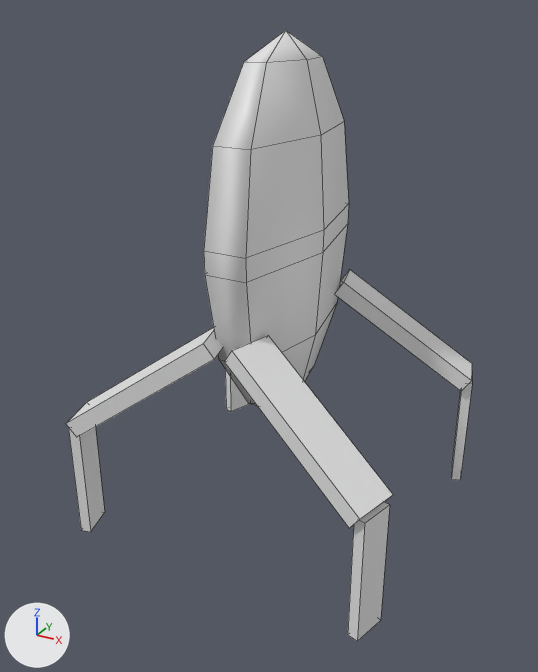
The FBX model I  am not Alone/Assets/Prefab/model/Zombie/ghostnew.FBX as it was, and as the next commit left it.
One viewpoint serves both versions: a camera (50 mm lens) standing at (7.1, -2.867, 0.76) and looking at (6.587, -1.935, 0.294). Every picture has the same lights, and +X, +Y and +Z are marked at lower left. Mesh edges are drawn as thin lines. Where no turn or scale is listed for an object, it has been applied to the vertices.

In view in the first picture: 'body', 'leg', 'leg.001', 'leg.002', 'leg.003'.
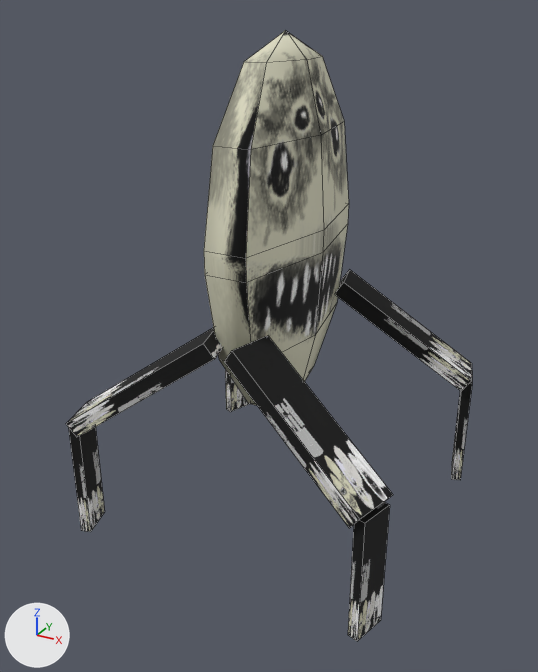
What differs and where, as boxes (x1, y1, x2, y2) in the pictures (538 x 672 px):
'body', recoloured, surface changed
    both: (204, 30, 349, 405)
'leg.003', recoloured (white to black)
    both: (225, 336, 393, 641)
'leg.002', recoloured
    both: (66, 327, 223, 532)
'leg', recoloured
    both: (336, 270, 472, 480)
'leg.001', recoloured
    both: (225, 369, 250, 412)

The edits, one by one:
Picture 'karta_monstrikov.png' (img_karta_monstrikov_png) is new.
Material 'Material #25' (mat_material__25) is new.
Its texture is img_karta_monstrikov_png.
Its roughness is 0.859.
me_mesh has 38 vertices, 42 faces and spans x -7.6..7.6, y -6.6..6.6, z 0.0..16.1.
me_mesh is used by ob_body; parent ob_ghost; location (-0.456, -7.575, -0.1); rotation (-1.571, -1.571, 0.0), in degrees (-90, -90, 0); scale (0.335, 1.0, 1.39).
me_mesh part 1: texture (UV) coordinates of 42 of 42 faces, centred in x -5.7..5.7, y -6.6..6.6, z 0.7..15.5, changed; they spanned u 0.01..0.5, v 0.64..0.99 and now span u 0.01..0.35, v 0.7..0.99.
me_mesh now uses material mat_material__25 (picture img_karta_monstrikov_png).
me_mesh_003 has 16 vertices, 12 faces and spans x -0.232..0.016, y -0.094..0.036, z -0.35..0.011.
me_mesh_003 now uses material mat_material__25 (picture img_karta_monstrikov_png).
me_mesh_001 has 16 vertices, 12 faces and spans x -0.016..0.232, y -0.036..0.094, z -0.35..0.011.
me_mesh_001 now uses material mat_material__25 (picture img_karta_monstrikov_png).
me_mesh_002 has 16 vertices, 12 faces and spans x -1.4..1.4, y -0.5..6.4, z 0.0..15.4.
me_mesh_002 now uses material mat_material__25 (picture img_karta_monstrikov_png).
me_mesh_004 has 16 vertices, 12 faces and spans x -1.4..1.4, y -0.5..6.4, z 0.0..15.4.
me_mesh_004 now uses material mat_material__25 (picture img_karta_monstrikov_png).
